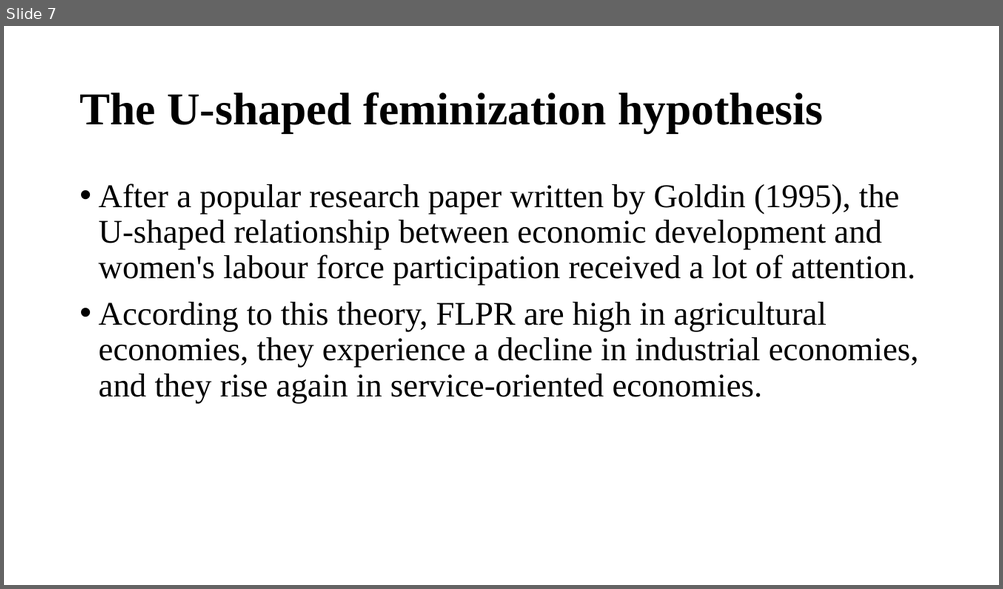
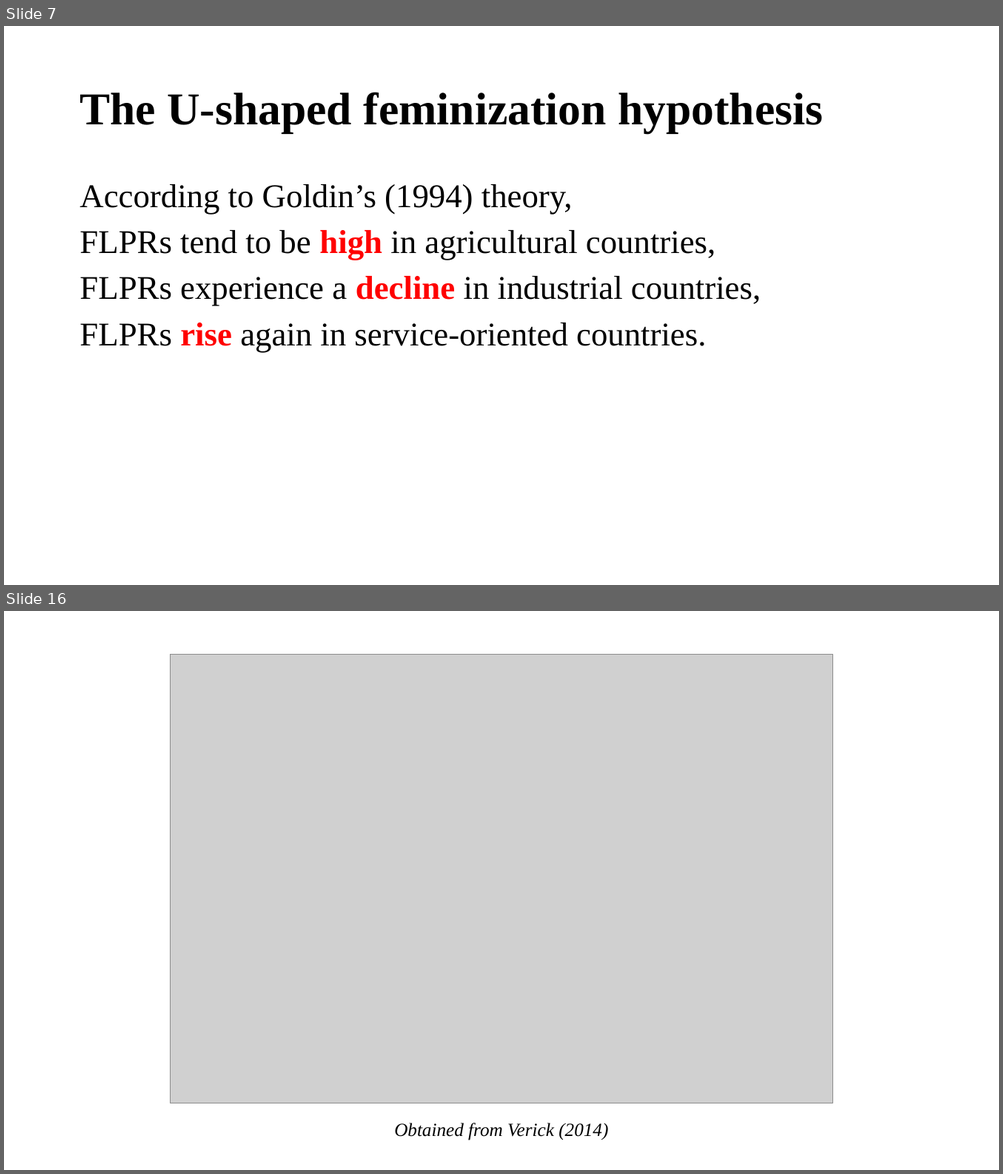
Before and after one commit to ilopezmoreno/Chapter1-PhDthesis, a slide deck: Slides. Chapter1-PhDthesis.pptx. Shown one above the other, each under a label of ours: slide 7 before the commit, slides 7 and 16 after it; the slides between them are not shown. The pictures are 1003x589 and 1003x1174 pixels, drawn with LibreOffice and Linux fonts; fonts in the diff are those of the drawing; grey boxes stand for pictures. Boxes give left, top, right and bottom in pixels: in the first picture for what was removed or moved away, otherwise in the second. Text is boxed around its words. In the diff, an @@ line names an element or a change of style, - is before the commit and + after.

```diff
--- a/Slides. Chapter1-PhDthesis.pptx
+++ b/Slides. Chapter1-PhDthesis.pptx
@@ slide 16 added at (4,611,999,1170), background #FFFFFF @@
@@ picture added at (170,654,833,1103) @@
@@ text added at (394,1123,608,1141), 18 pt, text #000000, italic @@
+Obtained from Verick (2014)
@@ slide 7 changed as well @@
@@ text at (79,184,760,352): text changed @@
-• After a popular research paper written by Goldin (1995), the U-shaped relationship between economic development and women's labour force participation received a lot of attention.
-• According to this theory, FLPR are high in agricultural economies, they experience a decline in industrial economies, and they rise again in service-oriented economies.
+According to Goldin’s (1994) theory,
+FLPRs tend to be high in agricultural countries,
+FLPRs experience a decline in industrial countries,
+FLPRs rise again in service-oriented countries.
```
Also in this commit, not shown: 8 other slides changed, 54 other slides added, 6 slides removed, 5 other files.
